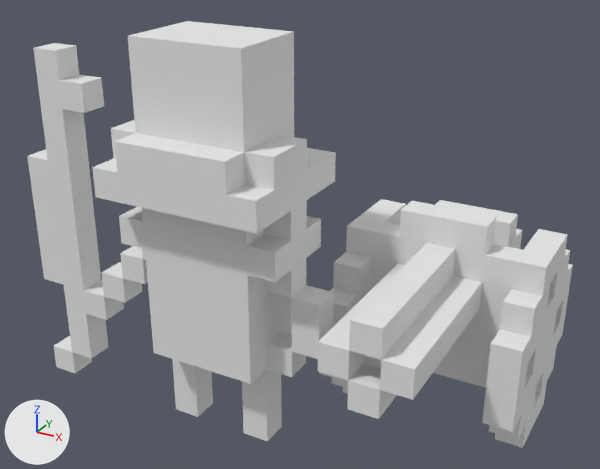
Renders of the OBJ model Godot/tanks-of-freedom-ii/assets/units/red/infantry.obj from each side of a commit.
Rendered twice from a 50 mm lens placed at (1.46, -2.15, 1.85), pointed at (0.1, 0.31, 0.62). Arrows for +X, +Y and +Z are at lower left; the lights stay in place. Where no turn or scale is listed for an object, it has been applied to the vertices.

The first picture shows 'Untitled'.
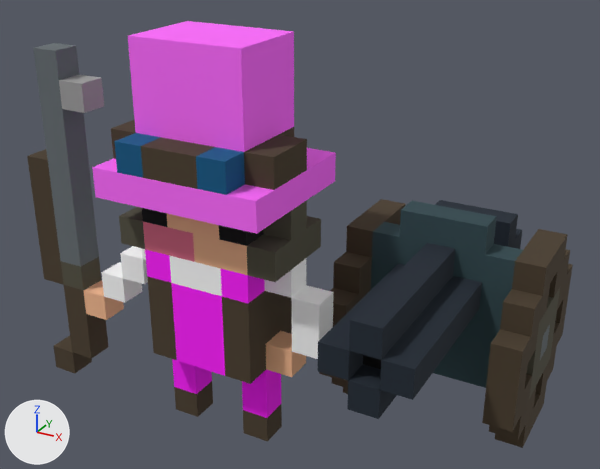
What differs and where, as boxes (x1, y1, x2, y2) in the pictures (600 x 469 px):
'Untitled', surface changed: (27, 21, 573, 448) in both

What changed in the scene script:
```text
Add img_infantry_png:
    img_infantry_png = load_image('infantry.png', 'infantry.png', 256, 1, 'sRGB')
Change mat_palette:
    remove mat_palette.base_color = (0.8, 0.8, 0.8)  # white #e7e7e7
    add mat_palette.texture = img_infantry_png
```
